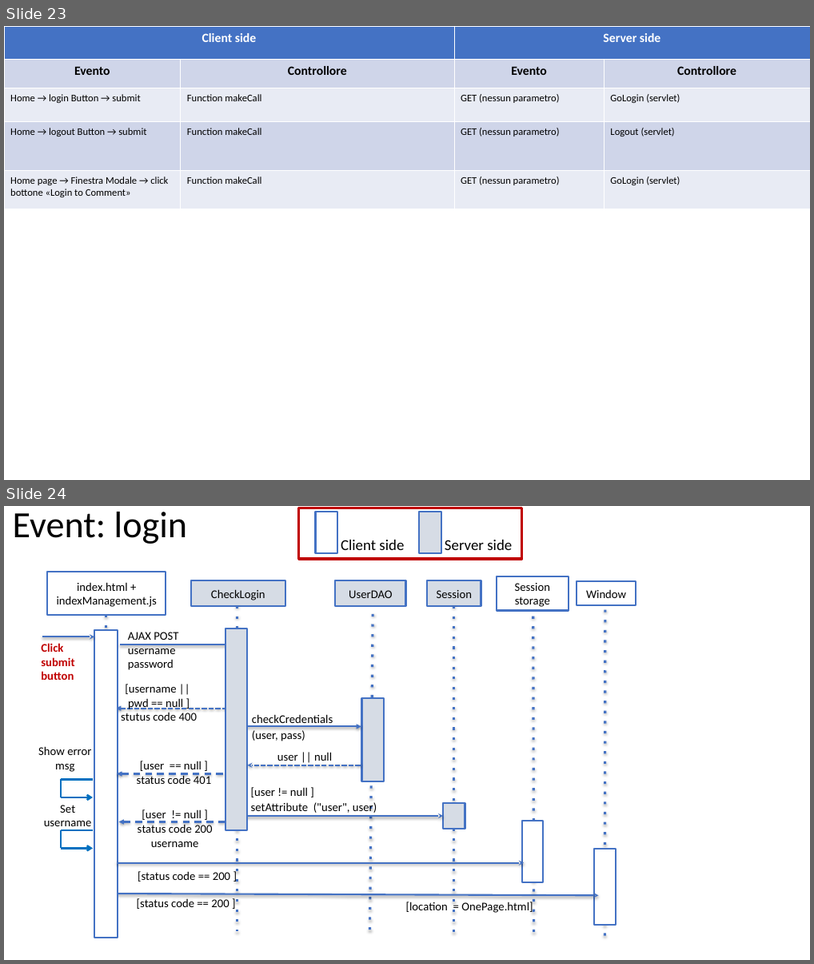
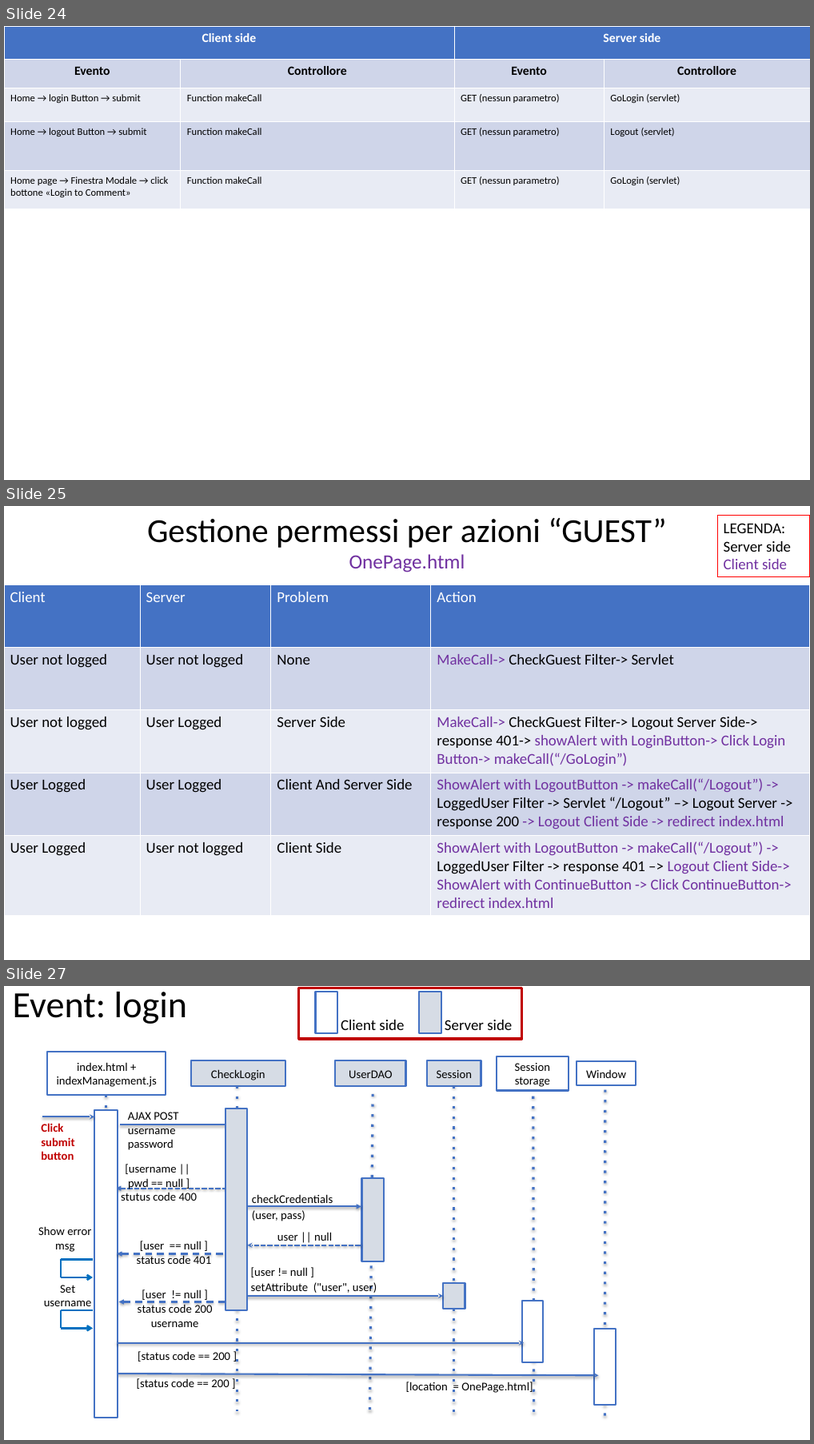
Before and after one commit to Giulsmoon/TecnologiePerIlWeb_Project1, a slide deck: Presentazioni Powerpoint/Progetto1_versione_RIA.pptx. Shown one above the other, each under a label of ours: slides 23 and 24 before the commit, slides 24, 25 and 27 after it; the slides between them are not shown. The pictures are 814x964 and 814x1444 pixels, drawn with LibreOffice and Linux fonts; fonts in the diff are those of the drawing. Boxes give left, top, right and bottom in pixels: in the first picture for what was removed or moved away, otherwise in the second. Text is boxed around its words. In the diff, an @@ line names an element or a change of style, - is before the commit and + after.

```diff
--- a/Presentazioni Powerpoint/Progetto1_versione_RIA.pptx
+++ b/Presentazioni Powerpoint/Progetto1_versione_RIA.pptx
@@ slide 25 added at (4,506,810,960), background #FFFFFF @@
@@ text added at (147,518,666,548), 40 pt, text #000000 @@
+Gestione permessi per azioni “GUEST”
@@ rectangle added at (718,516,810,576), outline #FF0000 0.75 pt, 18 pt, text #000000 @@
+LEGENDA:
+Server side
+Client side
@@ text added at (350,554,466,572), 24 pt, text #7030A0 @@
+OnePage.html
@@ table added at (4,584,810,914), 5 rows, 4 columns @@
+Client | Server | Problem | Action
+User not logged | User not logged | None | MakeCall-> CheckGuest Filter-> Servlet
+User not logged | User Logged | Server Side | MakeCall-> CheckGuest Filter-> Logout Server Side-> response 401-> showAlert with LoginButton-> Click Login Button-> makeCall(“/GoLogin”)
+User Logged | User Logged | Client And Server Side | ShowAlert with LogoutButton -> makeCall(“/Logout”) -> LoggedUser Filter -> Servlet “/Logout” –> Logout Server -> response 200 -> Logout Client Side -> redirect index.html
+User Logged | User not logged | Client Side | ShowAlert with LogoutButton -> makeCall(“/Logout”) -> LoggedUser Filter -> response 401 –> Logout Client Side-> ShowAlert with ContinueButton -> Click ContinueButton-> redirect index.html
@@ what was slide 23 is now slide 24 @@
@@ what was slide 24 is now slide 27 @@
```
Also in this commit, not shown: 2 other slides added, 1 other file.
